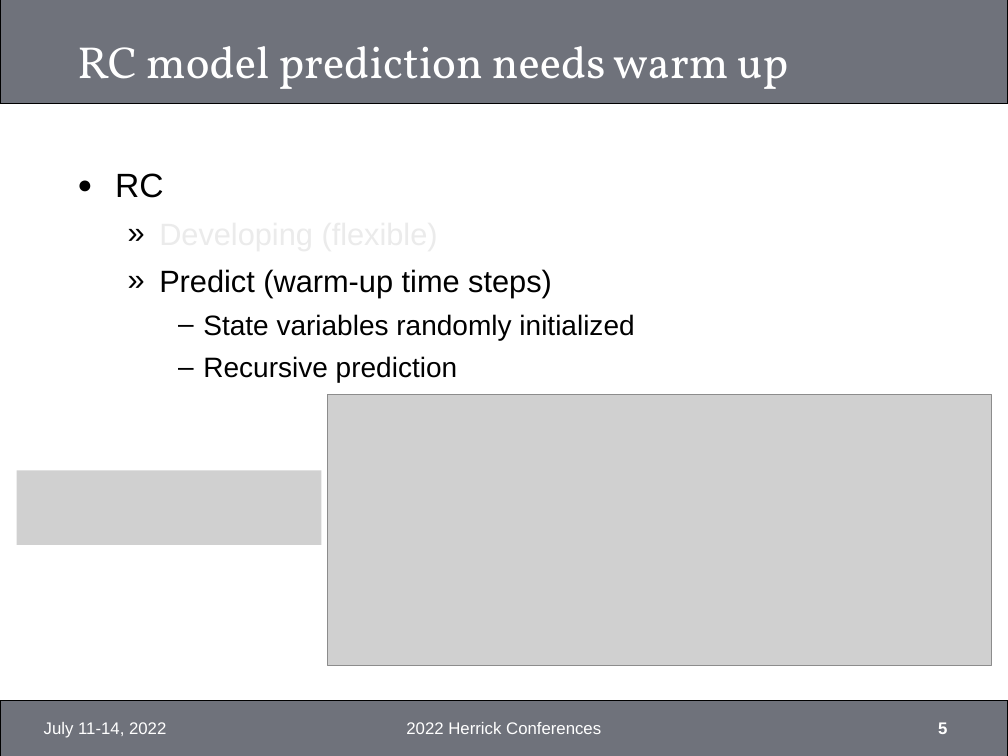
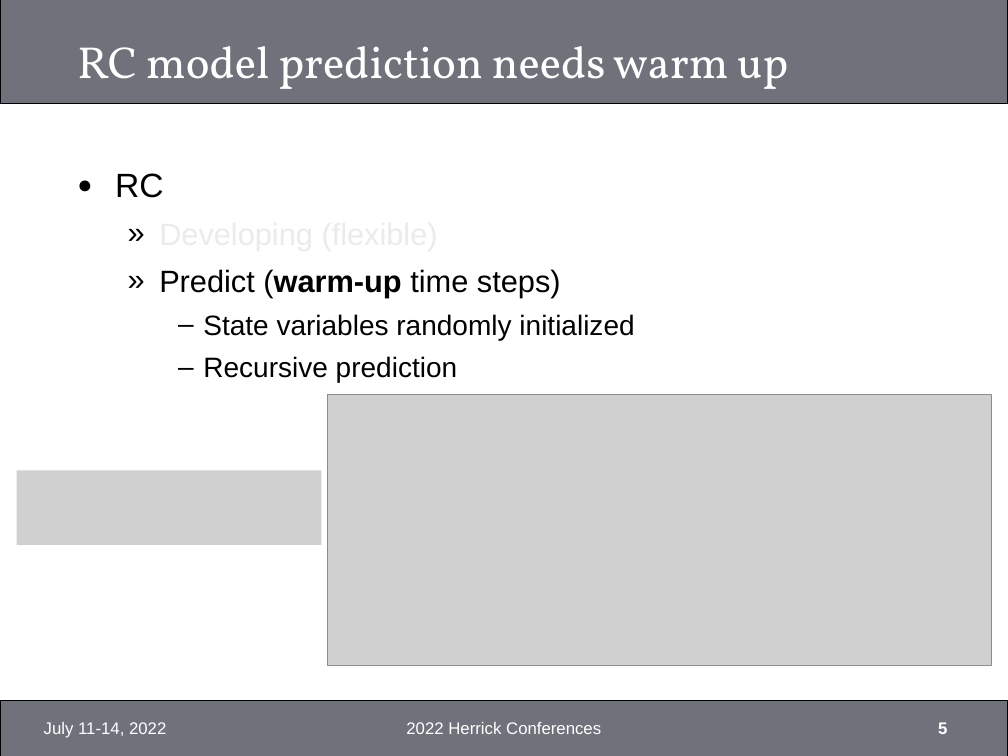
Before and after one commit to xixihaha1995/Hybrid_RC_GGMR, a slide deck: slide 5 of Final/HybridModel_3470_Presentation.pptx. Drawn at 1008x756 pixels with LibreOffice and Linux fonts; fonts in the diff are those of the drawing; grey boxes stand for pictures; background and template pictures are left out. Boxes give left, top, right and bottom in pixels: in the first picture for what was removed or moved away, otherwise in the second. Text is boxed around its words. In the diff, an @@ line names an element or a change of style, - is before the commit and + after.

```diff
--- a/Final/HybridModel_3470_Presentation.pptx
+++ b/Final/HybridModel_3470_Presentation.pptx
@@ text at [159, 269, 561, 297]: bold on in "(warm-up" @@
```
Also in this commit, not shown: 8 other slides changed, 2 other files.
